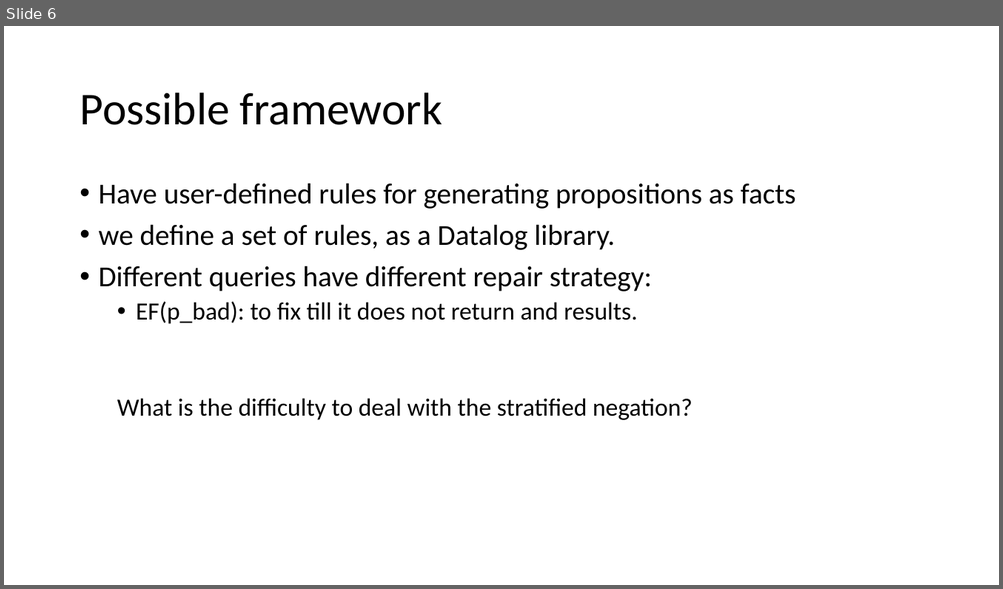
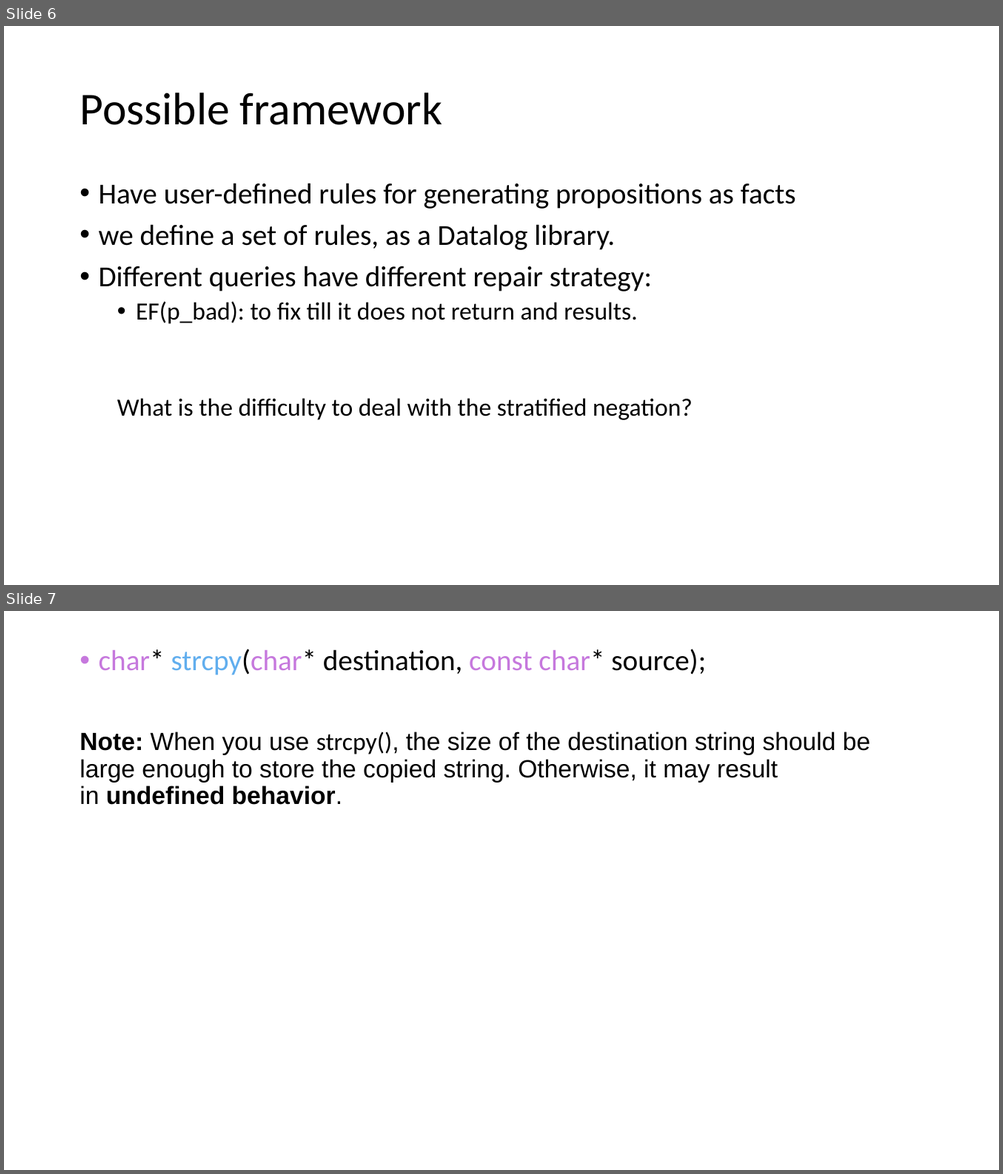
Before and after one commit to songyahui/DataLogTemp, a slide deck: datalog.pptx. Shown one above the other, each under a label of ours: slide 6 before the commit, slides 6 and 7 after it. The pictures are 1003x589 and 1003x1174 pixels, drawn with LibreOffice and Linux fonts; fonts in the diff are those of the drawing. Boxes give left, top, right and bottom in pixels: in the first picture for what was removed or moved away, otherwise in the second. Text is boxed around its words. In the diff, an @@ line names an element or a change of style, - is before the commit and + after.

```diff
--- a/datalog.pptx
+++ b/datalog.pptx
@@ slide 7 added at (4,611,999,1170), background #FFFFFF @@
@@ text added at (79,649,870,805), 24 pt, text #000000 @@
+• char* strcpy(char* destination, const char* source);
+Note: When you use strcpy(), the size of the destination string should be large enough to store the copied string. Otherwise, it may result in undefined behavior.
```
Also in this commit, not shown: 1 other slide added, 4 other files.
